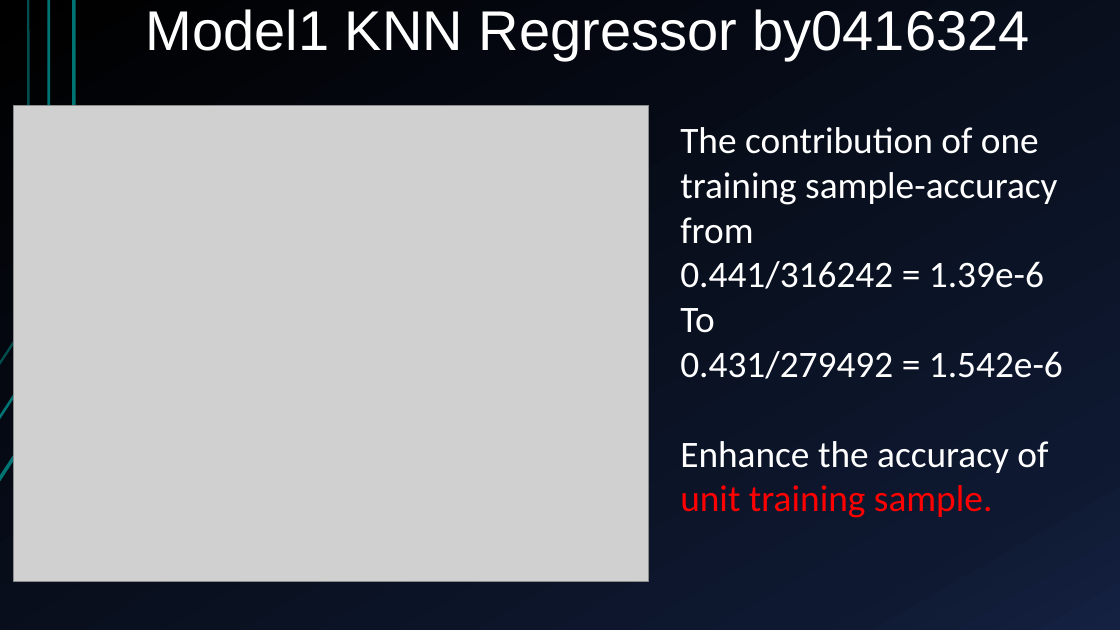
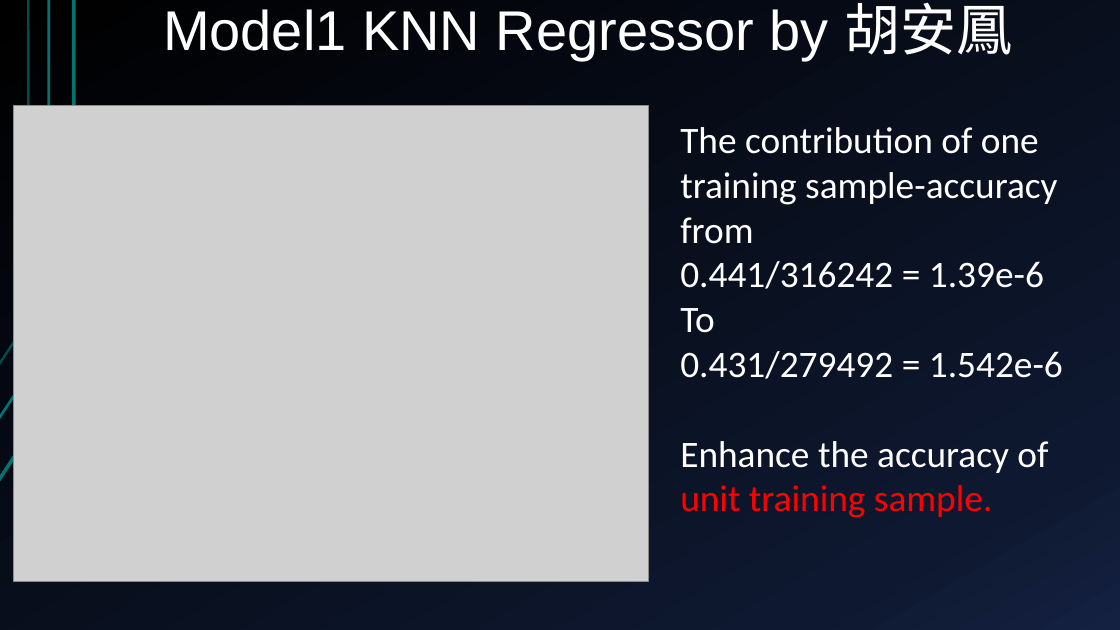
Before and after one commit to Alfons0329/Machine_Learning_Fall_2017, a slide deck: slide 21 of Final_proj/Presentation.pptx (slide 10 before the commit). Drawn at 1120x630 pixels with LibreOffice and Linux fonts; fonts in the diff are those of the drawing; grey boxes stand for pictures. Boxes give left, top, right and bottom in pixels: in the first picture for what was removed or moved away, otherwise in the second. Text is boxed around its words. In the diff, an @@ line names an element or a change of style, - is before the commit and + after.

```diff
--- a/Final_proj/Presentation.pptx
+++ b/Final_proj/Presentation.pptx
@@ title at [163,2,1013,60]: text changed @@
-Model1 KNN Regressor by0416324
+Model1 KNN Regressor by 胡安鳳
```
Also in this commit, not shown: 9 other slides changed, 16 slides added, 3 slides removed, 5 other files.
